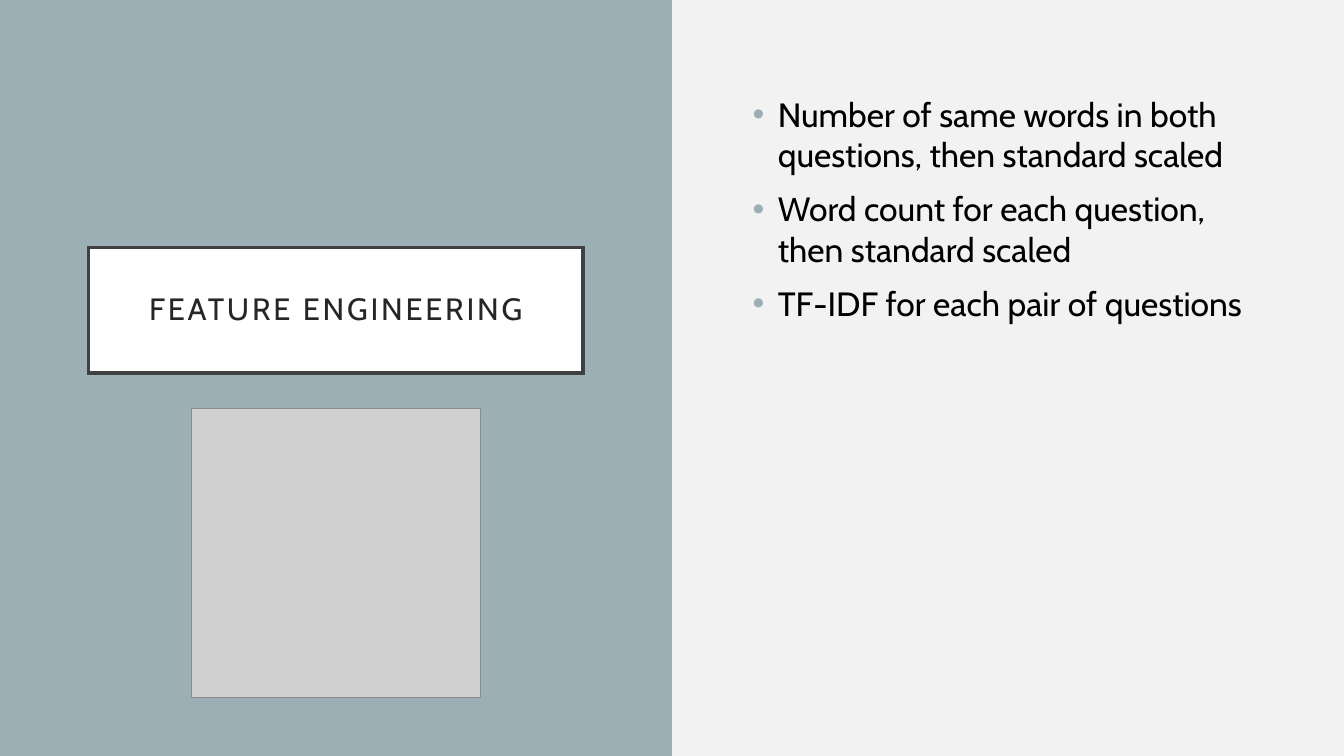
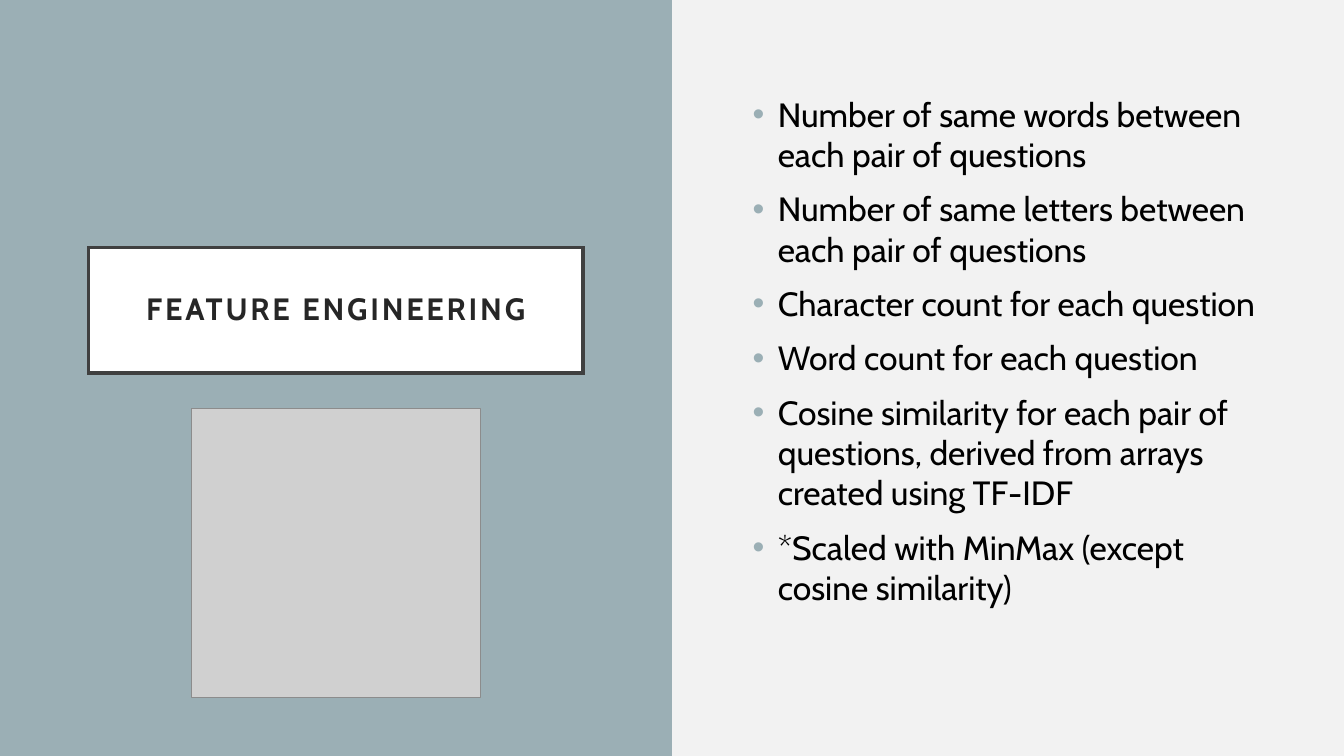
Before and after one commit to joshho77/NLP_Project, a slide deck: slide 15 of NLP Project Slides.pptx. Drawn at 1344x756 pixels with LibreOffice and Linux fonts; fonts in the diff are those of the drawing; grey boxes stand for pictures. Boxes give left, top, right and bottom in pixels: in the first picture for what was removed or moved away, otherwise in the second. Text is boxed around its words. In the diff, an @@ line names an element or a change of style, - is before the commit and + after.

```diff
--- a/NLP Project Slides.pptx
+++ b/NLP Project Slides.pptx
@@ text at [778,101,1255,608]: text changed @@
-• Number of same words in both questions, then standard scaled
-• Word count for each question, then standard scaled
-• TF-IDF for each pair of questions
+• Number of same words between each pair of questions
+• Number of same letters between each pair of questions
+• Character count for each question
+• Word count for each question
+• Cosine similarity for each pair of questions, derived from arrays created using TF-IDF
+• *Scaled with MinMax (except cosine similarity)
@@ title "FEATURE ENGINEERING" at [89,247,584,373]: bold on @@
```
Also in this commit, not shown: 13 other slides changed, 2 other files.
